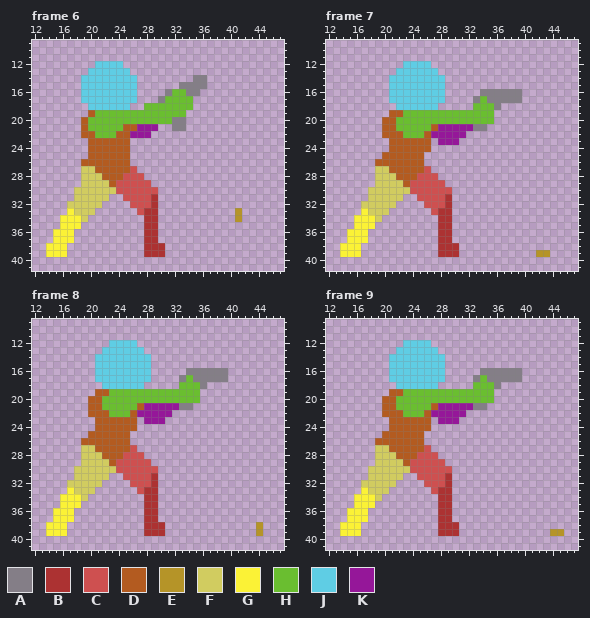
A pixel-art file gets an edit: Assets/Art/Pixel Art Character Asset Packs 1-4 (final)/Asset Packs 1-4 (final)/Asset Pack-V4 (6-13-23)/Asset Pack-V4/Player Shoot 2H/player shoot 2H 48x48.asepr. Above, as it was before the edit.
48x48 pixels, 10 frames. Shown: frame 6: x 12..47, y 9..41; frame 7: x 12..47, y 9..41; frame 8: x 12..47, y 9..41; frame 9: x 12..47, y 9..41. The commit also changed other frames, which this record leaves out.
Visible layers, top first: "bullet", "Head", "Front Leg", "Front Arm", "Torso", "Back Leg", "Back Arm", "Gun", "gunshot".
Palette (. is transparent): A #847e87  B #ac3232  C #ce5050  D #b35b20  E #b59428  F #d1cc60  G #fbf236  H #6abe30  J #5fcde4  K #951799
Pixels before, frame 6, first column x 14:
12 .......JJJJ.................
13 ......JJJJJJ................
14 .....JJJJJJJJ........AA.....
15 .....JJJJJJJJ......AAAA.....
16 .....JJJJJJJJ....AHHAA......
17 .....JJJJJJJJ...AHHHH.......
18 ......JJJJJJ..HHHHHHH.......
19 ......DHHHHHHHHHHHHH........
20 .....DHHHHHHHHHHHHAA........
21 .....DHHHHHDDKKK..AA........
22 .....DDHHHDDKKK.............
23 ......DDDDDD................
24 ......DDDDDD................
25 ......DDDDDD................
26 .....DDDDDDD................
27 .....FFDDDDDC...............
28 .....FFFDDDCCC..............
29 .....FFFFDCCCCC.............
30 ....FFFFFFCCCCCC............
31 ....FFFFF..CCCCB............
32 ...FFFFF....CCCB............
33 ...GFFF......CBB...........E
34 ..GGGF........BB...........E
35 ..GGG.........BB............
36 .GGG..........BB............
37 .GGG..........BB............
38 GGG...........BBB...........
39 GGG...........BBB...........
Pixels before, frame 7, first column x 14:
12 .........JJJJ.................
13 ........JJJJJJ................
14 .......JJJJJJJJ...............
15 .......JJJJJJJJ...............
16 .......JJJJJJJJ.....AAAAAA....
17 .......JJJJJJJJ....AHAAAAA....
18 ........JJJJJJ.....HHHA.......
19 .......DDHHHHHHHHHHHHH........
20 ......DDHHHHHHHHHHHHHH........
21 ......DDHHHHHDKKKKKAA.........
22 ......DDDHHHDKKKKK............
23 .......DDDDDD.KKK.............
24 .......DDDDDD.................
25 ......DDDDDD..................
26 .....DDDDDDD..................
27 .....FFDDDDDC.................
28 .....FFFDDDCCC................
29 .....FFFFDCCCCC...............
30 ....FFFFFFCCCCCC..............
31 ....FFFFF..CCCCB..............
32 ...FFFFF....CCCB..............
33 ...GFFF......CBB..............
34 ..GGGF........BB..............
35 ..GGG.........BB..............
36 .GGG..........BB..............
37 .GGG..........BB..............
38 GGG...........BBB.............
39 GGG...........BBB...........EE
Pixels before, frame 8, first column x 14:
12 .........JJJJ..................
13 ........JJJJJJ.................
14 .......JJJJJJJJ................
15 .......JJJJJJJJ................
16 .......JJJJJJJJ.....AAAAAA.....
17 .......JJJJJJJJ....AHAAAAA.....
18 ........JJJJJJ.....HHHA........
19 .......DDHHHHHHHHHHHHH.........
20 ......DDHHHHHHHHHHHHHH.........
21 ......DDHHHHHDKKKKKAA..........
22 ......DDDHHHDKKKKK.............
23 .......DDDDDD.KKK..............
24 .......DDDDDD..................
25 ......DDDDDD...................
26 .....DDDDDDD...................
27 .....FFDDDDDC..................
28 .....FFFDDDCCC.................
29 .....FFFFDCCCCC................
30 ....FFFFFFCCCCCC...............
31 ....FFFFF..CCCCB...............
32 ...FFFFF....CCCB...............
33 ...GFFF......CBB...............
34 ..GGGF........BB...............
35 ..GGG.........BB...............
36 .GGG..........BB...............
37 .GGG..........BB...............
38 GGG...........BBB.............E
39 GGG...........BBB.............E
Pixels before, frame 9, first column x 14:
12 .........JJJJ...................
13 ........JJJJJJ..................
14 .......JJJJJJJJ.................
15 .......JJJJJJJJ.................
16 .......JJJJJJJJ.....AAAAAA......
17 .......JJJJJJJJ....AHAAAAA......
18 ........JJJJJJ.....HHHA.........
19 .......DDHHHHHHHHHHHHH..........
20 ......DDHHHHHHHHHHHHHH..........
21 ......DDHHHHHDKKKKKAA...........
22 ......DDDHHHDKKKKK..............
23 .......DDDDDD.KKK...............
24 .......DDDDDD...................
25 ......DDDDDD....................
26 .....DDDDDDD....................
27 .....FFDDDDDC...................
28 .....FFFDDDCCC..................
29 .....FFFFDCCCCC.................
30 ....FFFFFFCCCCCC................
31 ....FFFFF..CCCCB................
32 ...FFFFF....CCCB................
33 ...GFFF......CBB................
34 ..GGGF........BB................
35 ..GGG.........BB................
36 .GGG..........BB................
37 .GGG..........BB................
38 GGG...........BBB...............
39 GGG...........BBB.............EE
And afterwards:
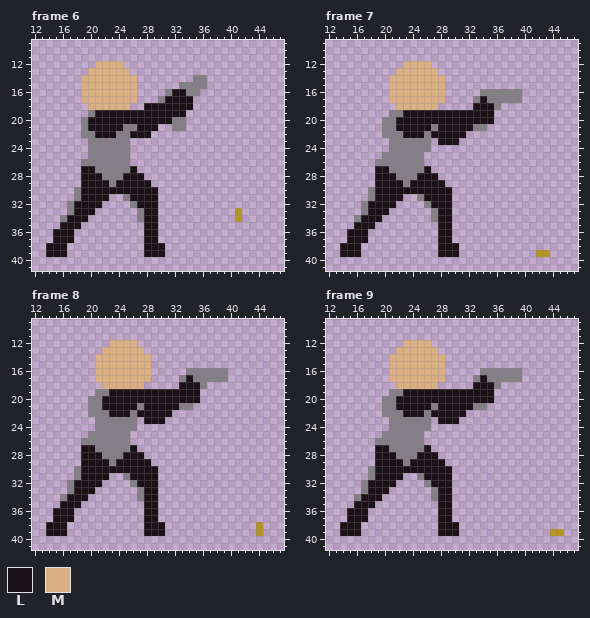
Colours new in this view: L #1c1117  M #d9af83
The edit:
Changed rows in their new state; - is an unchanged pixel.
Frame 6:
first column x 14:
12 -------MMMM----------
13 ------MMMMMM---------
14 -----MMMMMMMM--------
15 -----MMMMMMMM--------
16 -----MMMMMMMM-----LL-
17 -----MMMMMMMM----LLLL
18 ------MMMMMM--LLLLLLL
19 ------ALLLLLLLLLLLLL-
20 -----ALLLLLLLLLLLL---
21 -----ALLLLLAALLL-----
22 -----AALLLAALLL------
23 ------AAAAAA---------
24 ------AAAAAA---------
25 ------AAAAAA---------
26 -----AAAAAAA---------
27 -----LLAAAAAL--------
28 -----LLLAAALLL-------
29 -----LLLLALLLLL------
30 ----ALLLLLLLLLLL-----
31 ----ALLLL--ALLLL-----
32 ---ALLLL----ALLL-----
33 ---ALLL------ALL-----
34 --ALLL-------ALL-----
35 --LLL---------LL-----
36 -LLL----------LL-----
37 -LLL----------LL-----
38 LLL-----------LLL----
39 LLL-----------LLL----
Frame 7:
first column x 14:
12 ---------MMMM---------
13 --------MMMMMM--------
14 -------MMMMMMMM-------
15 -------MMMMMMMM-------
16 -------MMMMMMMM-------
17 -------MMMMMMMM-----L-
18 --------MMMMMM-----LLL
19 -------AALLLLLLLLLLLLL
20 ------AALLLLLLLLLLLLLL
21 ------AALLLLLALLLLL---
22 ------AAALLLALLLLL----
23 -------AAAAAA-LLL-----
24 -------AAAAAA---------
25 ------AAAAAA----------
26 -----AAAAAAA----------
27 -----LLAAAAAL---------
28 -----LLLAAALLL--------
29 -----LLLLALLLLL-------
30 ----ALLLLLLLLLLL------
31 ----ALLLL--ALLLL------
32 ---ALLLL----ALLL------
33 ---ALLL------ALL------
34 --ALLL-------ALL------
35 --LLL---------LL------
36 -LLL----------LL------
37 -LLL----------LL------
38 LLL-----------LLL-----
39 LLL-----------LLL-----
Frame 8: the same change as frame 7
Frame 9: the same change as frame 7
Where, in picture pixels (left, top, right, bottom), the same in both pictures:
changed: (46, 61, 193, 257)
changed: (340, 61, 494, 257)
changed: (46, 340, 200, 536)
changed: (340, 340, 494, 536)
